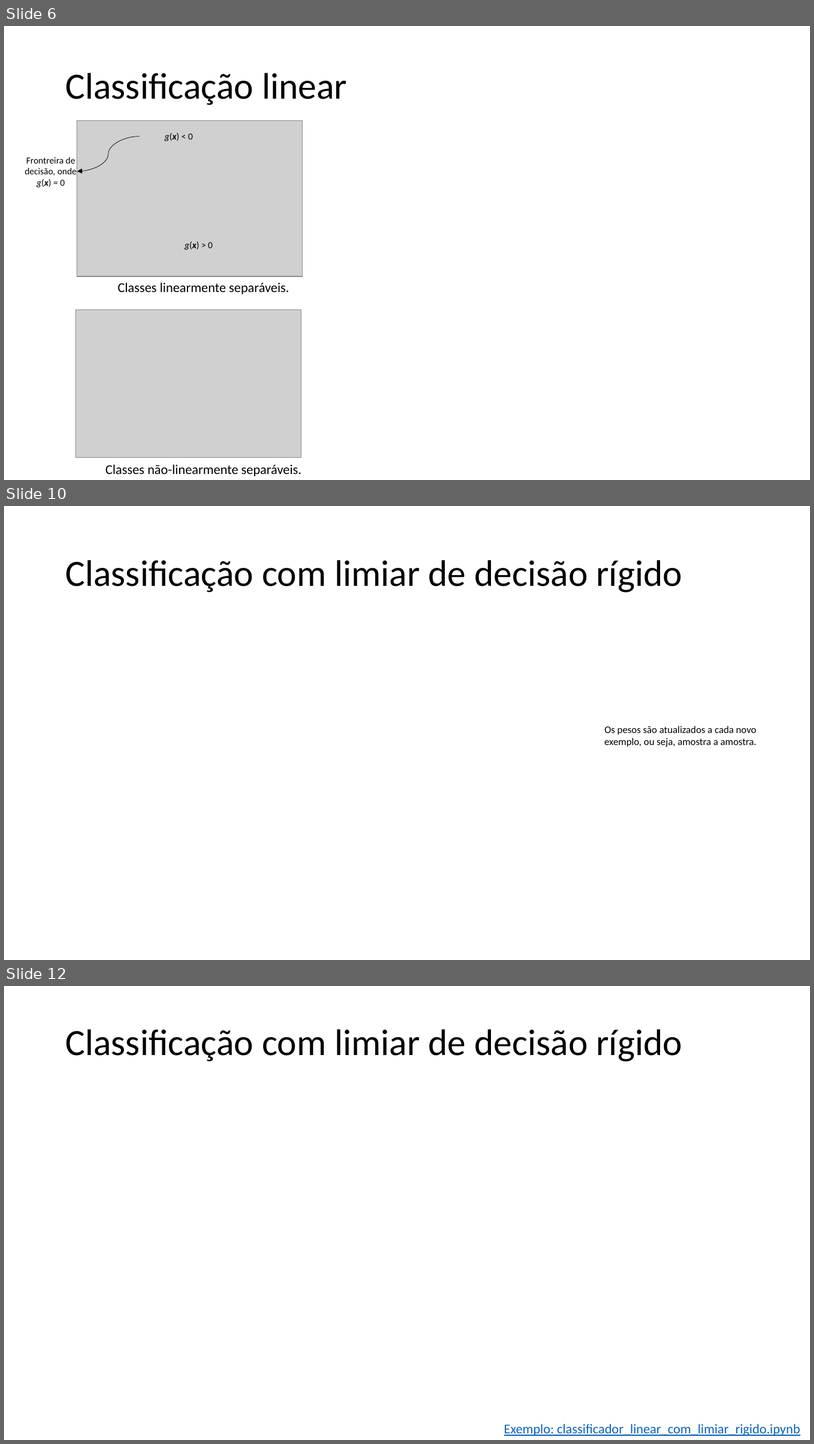
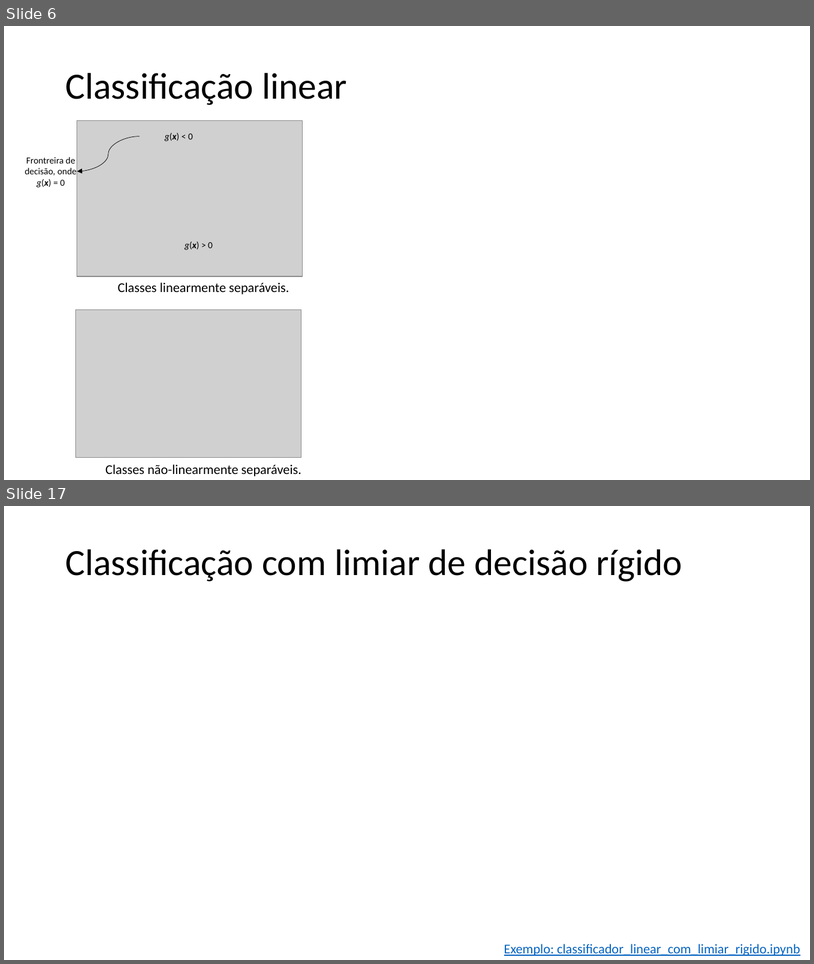
Before and after one commit to zz4fap/t320_aprendizado_de_maquina, a slide deck: slides/T320_Classificação (Parte II).pptx. Shown one above the other, each under a label of ours: slides 6, 10 and 12 before the commit, slides 6 and 17 after it; the slides between them are not shown. The pictures are 814x1444 and 814x964 pixels, drawn with LibreOffice and Linux fonts; fonts in the diff are those of the drawing; grey boxes stand for pictures. Boxes give left, top, right and bottom in pixels: in the first picture for what was removed or moved away, otherwise in the second. Text is boxed around its words. In the diff, an @@ line names an element or a change of style, - is before the commit and + after.

```diff
--- a/slides/T320_Classificação (Parte II).pptx
+++ b/slides/T320_Classificação (Parte II).pptx
@@ slide 10 removed at (4,506,810,960), background #FFFFFF @@
@@ title removed at (65,560,683,592) @@
-Classificação com limiar de decisão rígido
@@ text removed at (605,726,757,747) @@
-Os pesos são atualizados a cada novo exemplo, ou seja, amostra a amostra.
@@ what was slide 12 is now slide 17 @@
```
Also in this commit, not shown: 4 slides changed, 6 slides added, 1 other file.
